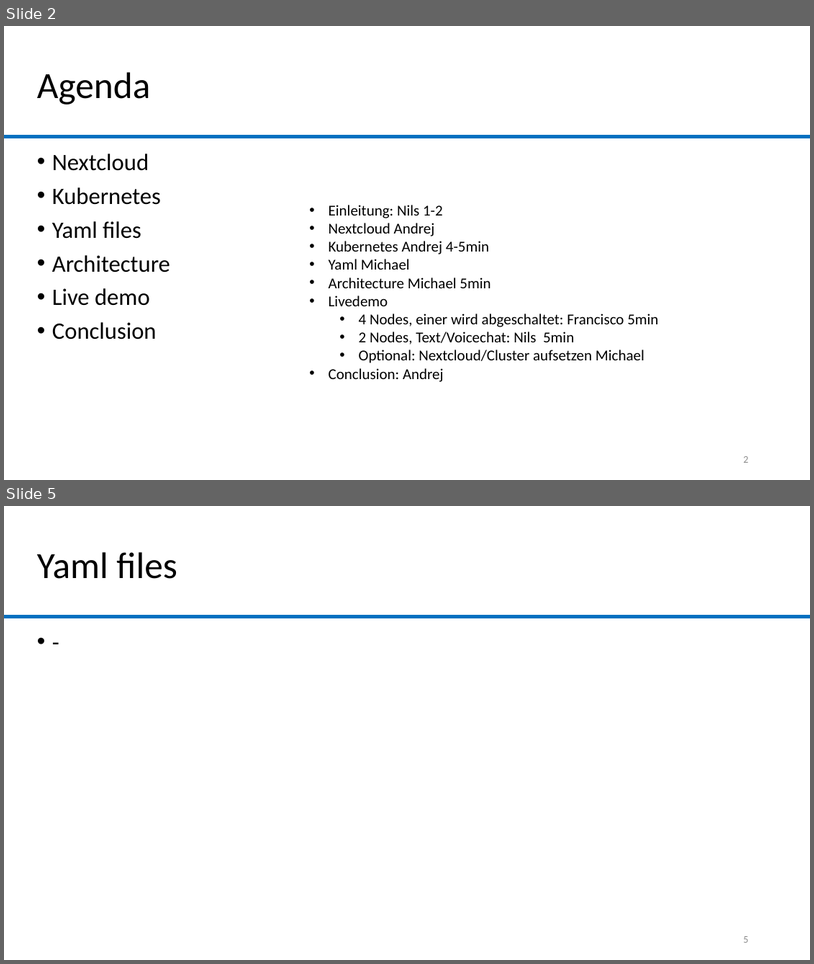
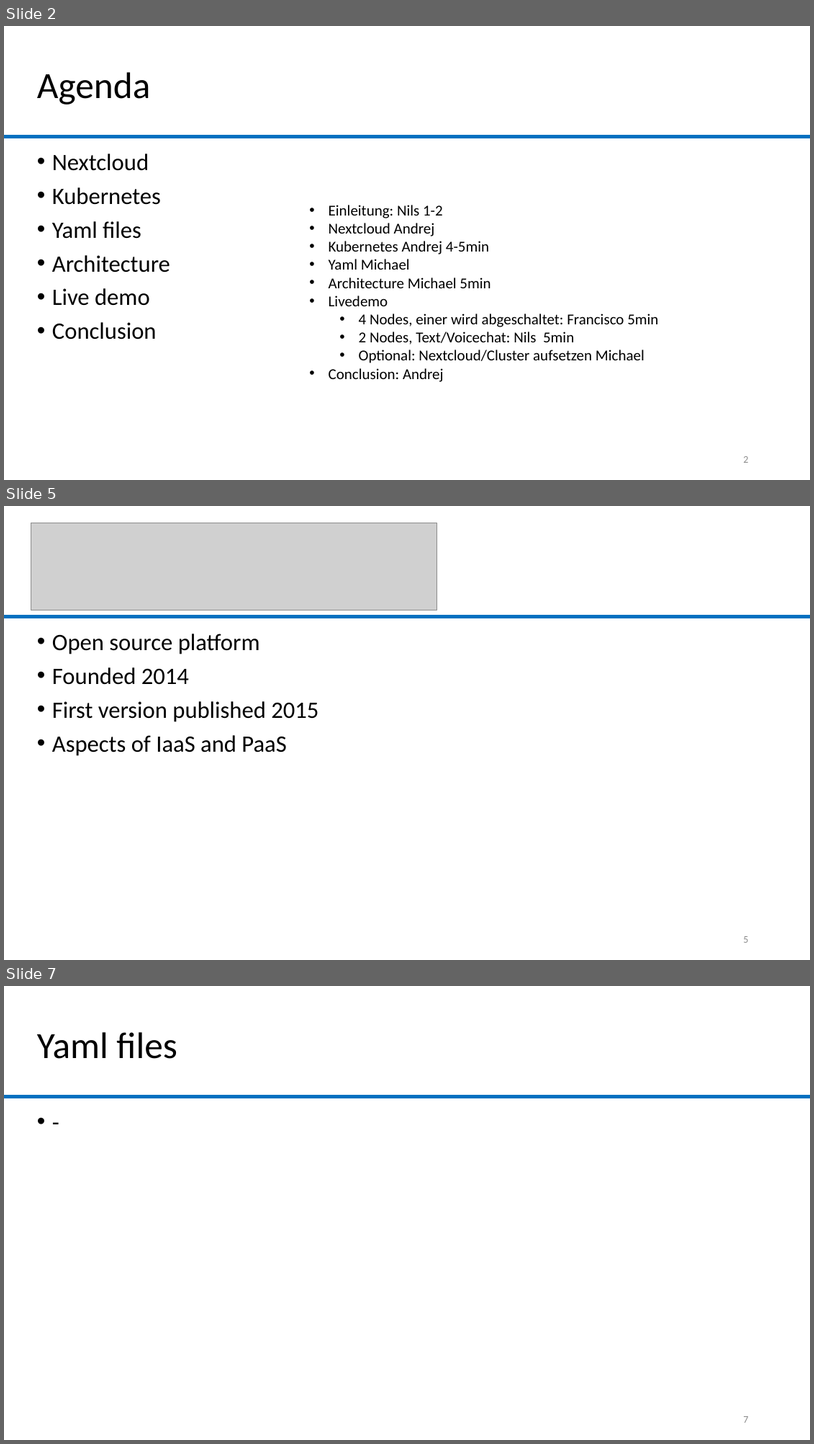
Before and after one commit to lolamtisch/BauCloCom_kubernetes, a slide deck: docu/Kubernetes_Nexcloud.pptx. Shown one above the other, each under a label of ours: slides 2 and 5 before the commit, slides 2, 5 and 7 after it; the slides between them are not shown. The pictures are 814x964 and 814x1444 pixels, drawn with LibreOffice and Linux fonts; fonts in the diff are those of the drawing; grey boxes stand for pictures; background and template pictures are left out. Boxes give left, top, right and bottom in pixels: in the first picture for what was removed or moved away, otherwise in the second. Text is boxed around its words. In the diff, an @@ line names an element or a change of style, - is before the commit and + after.

```diff
--- a/docu/Kubernetes_Nexcloud.pptx
+++ b/docu/Kubernetes_Nexcloud.pptx
@@ slide 5 added at (x1=4, y1=506, x2=810, y2=960), background #FFFFFF; not listed: 1 template element that a slide beside it also shows @@
@@ picture added at (x1=31, y1=523, x2=437, y2=610) @@
@@ text added at (x1=52, y1=633, x2=319, y2=756), 28 pt, text #000000 @@
+• Open source platform
+• Founded 2014
+• First version published 2015
+• Aspects of IaaS and PaaS
@@ page number added at (x1=743, y1=936, x2=748, y2=942), 12 pt, text #8C8C8C @@
+5
@@ what was slide 5 is now slide 7 @@
@@ page number at (x1=743, y1=1416, x2=748, y2=1422): text changed @@
-5
+7
```
Also in this commit, not shown: 4 other slides added, 2 slides removed.
